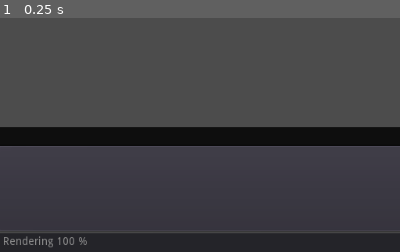
Above: before the commit, frame 1.
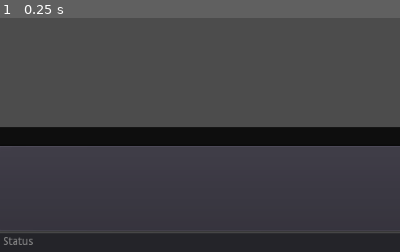
Above: after the commit, the same moment.

Repository: Zylann/godot_texture_generator
Game: Godot game, scene res://main.tscn
Same seed, same stepped clock (60 frames per second), same inputs: the game is played once before the commit and once after it. The engine's default icon, where the game draws it, is replaced by a stand-in: a white triangle on a blue panel in a dark square.
Inputs:
- Up to frame 1 (0.25 s): no input
The pictures show only the part of the screen within x 0-50%, y 50-100%; the shares and areas given below are measured in that part.

The runs differ from the first frame. In frame 1, 0.3% of the frame differs, in the area x 1-22%, y 93-99%.

Commit message:
The renderer supports composition steps, added blur, seems to not blur correctly tho

Diff:
--- /dev/null
+++ b/blur.shader
@@ -0,0 +1,21 @@
+shader_type canvas_item;
+
+uniform float u_orientation;
+uniform float u_amount;
+
+void fragment() {
+	vec2 uv = SCREEN_UV;
+	vec2 ps = SCREEN_PIXEL_SIZE;
+	vec2 s0 = mix(vec2(ps.x, 0.0), vec2(0.0, ps.y), u_orientation);
+	vec2 s = s0;
+
+	vec4 col = texture(SCREEN_TEXTURE, uv);
+
+	for (float i = 0.0; i < u_amount; ++i) {
+		col += texture(SCREEN_TEXTURE, uv - s);
+		col += texture(SCREEN_TEXTURE, uv + s);
+		s += s0;
+	}
+
+	COLOR = col / (1.0 + 2.0 * u_amount);
+}
--- a/compiler.gd
+++ b/compiler.gd
@@ -131,7 +131,8 @@
 	assert(last_node_type.family in ["output", "composition"])
 
 	if last_node_type.family == "composition":
-		rs.composition = last_node
+		# TODO This is a deep duplication, however I don't want resources to be duped... careful
+		rs.composition = last_node.data.duplicate(true)
 
 	_process_output_node(last_node)
 
--- a/main.gd
+++ b/main.gd
@@ -10,6 +10,7 @@
 onready var _graph_view = get_node("VBoxContainer/MainView/GraphView")
 onready var _codes_tab_container = get_node("VBoxContainer/MainView/BottomPanel/CodeView/TabContainer")
 onready var _preview = get_node("VBoxContainer/MainView/BottomPanel/Preview")
+onready var _bottom_panel = get_node("VBoxContainer/MainView/BottomPanel")
 onready var _renderer = get_node("Renderer")
 onready var _status_label = get_node("VBoxContainer/StatusBar/Label")
 
@@ -101,7 +102,7 @@
 		ed.name = str("Pass", i + 1)
 		var code = rs.shader_code
 		if rs.composition != null:
-			code += str("\n\n// Composition: ", rs.composition.data.type, rs.composition.id)
+			code += str("\n\n// Composition: ", rs.composition.type, i)
 		ed.text = code
 		_codes_tab_container.add_child(ed)
 
@@ -170,3 +171,14 @@
 
 func _on_Renderer_progress_notified(progress):
 	_status_label.text = str("Rendering ", int(progress * 100.0), " %")
+	#_preview.texture = _renderer.get_texture()
+
+	# TODO Mostly for debugging, won't stay that way
+	for child in _bottom_panel.get_children():
+		if child is TextureRect:
+			child.queue_free()
+	var textures = _renderer.get_textures()
+	for tex in textures:
+		var t = TextureRect.new()
+		t.texture = tex
+		_bottom_panel.add_child(t)
--- a/main.tscn
+++ b/main.tscn
@@ -25,7 +25,6 @@
 text = "File"
 
 [node name="MainView" type="VSplitContainer" parent="VBoxContainer"]
-editor/display_folded = true
 margin_top = 28.0
 margin_right = 1024.0
 margin_bottom = 572.0
--- a/node_defs.gd
+++ b/node_defs.gd
@@ -52,7 +52,7 @@
 			{"name": "in", "type": "vec4", "default": 0}
 		],
 		"params": [
-			{"name": "r", "type": "int", "default": 1}
+			{"name": "r", "type": "int", "default": 10.0}
 		],
 		"outputs": [
 			{"name": "out", "type": "scalar"}
--- a/renderer.gd
+++ b/renderer.gd
@@ -5,9 +5,12 @@
 
 extends Node
 
+const BlurShader = preload("./blur.shader")
+
 class ViewportInfo:
 	var viewport = null
 	var sprite = null
+	var post_process_sprite = null
 
 signal progress_notified(progress)
 
@@ -19,13 +22,13 @@
 var _dummy_texture = null
 var _wait_frames = 0
 var _image_cache = {}
+var _iteration = 0
 # TODO Image reload option
 
 
 func _ready():
-	# Always have at least one viewport.
-	# The latest viewport must always remain the same.
 	_viewports.append(_create_viewport())
+	set_process(false)
 
 
 func _get_dummy_texture():
@@ -43,7 +46,6 @@
 	_render_steps = render_steps.duplicate(false)
 
 	_current_step_index = 0
-	set_process(true)
 
 	# TODO There must be a way to re-use viewports
 	while len(_render_steps) > len(_viewports):
@@ -53,12 +55,22 @@
 		_setup_pass(0)
 		_wait_frames = 1
 		emit_signal("progress_notified", 0.0)
+		set_process(true)
+
+
+func _restart():
+	submit(_render_steps)
 
 
 func _setup_pass(i):
 	#print("Setting up pass ", i)
 	var rs = _render_steps[i]
 	var vi = _viewports[i]
+
+	# TODO No function to revert params??
+	vi.sprite.material = ShaderMaterial.new()
+	vi.sprite.show()
+	vi.post_process_sprite.hide()
 
 	var mat = vi.sprite.material
 	mat.shader = rs.shader
@@ -85,12 +97,18 @@
 	vi.viewport.render_target_clear_mode = Viewport.CLEAR_MODE_ONLY_NEXT_FRAME
 	vi.viewport.render_target_update_mode = Viewport.UPDATE_ONCE
 
-	# TODO Setup composition passes
+	_iteration = 0
+
+	_process_composition()
 
 
 func _load_image_texture(file_path):
 	if _image_cache.has(file_path):
 		return _image_cache[file_path]
+	return _force_load_image_texture(file_path)
+
+
+func _force_load_image_texture(file_path):
 	var im = Image.new()
 	var err = im.load(file_path)
 	if err != OK:
@@ -102,24 +120,37 @@
 	return tex
 
 
+func reload_images():
+	var files = _image_cache.keys()
+	for file_path in files:
+		_force_load_image_texture(file_path)
+	_restart()
+
+
 func _create_viewport():
 	var vp = Viewport.new()
 	vp.render_target_clear_mode = Viewport.CLEAR_MODE_ONLY_NEXT_FRAME
 	vp.render_target_update_mode = Viewport.UPDATE_ONCE
+	vp.render_target_v_flip = true
 	vp.size = _resolution
 	add_child(vp)
 
+	var vi = ViewportInfo.new()
+	vi.viewport = vp
+	vi.sprite = _create_viewport_sprite(vp)
+	vi.post_process_sprite = _create_viewport_sprite(vp)
+	vi.post_process_sprite.hide()
+	return vi
+
+
+func _create_viewport_sprite(vp):
 	var sprite = Sprite.new()
 	sprite.centered = false
 	sprite.texture = _get_dummy_texture()
 	sprite.material = ShaderMaterial.new()
 	sprite.scale = vp.size / sprite.texture.get_size()
 	vp.add_child(sprite)
-
-	var vi = ViewportInfo.new()
-	vi.viewport = vp
-	vi.sprite = sprite
-	return vi
+	return sprite
 
 
 func _process(delta):
@@ -128,15 +159,68 @@
 		_wait_frames -= 1
 		return
 
-	_current_step_index += 1
-	if _current_step_index < len(_render_steps):
-		_setup_pass(_current_step_index)
-		emit_signal("progress_notified", _current_step_index / float(len(_render_steps)))
-	else:
-		set_process(false)
-		emit_signal("progress_notified", 1.0)
+	_iteration += 1
+
+	if _process_composition():
+		_current_step_index += 1
+		if _current_step_index < len(_render_steps):
+			_setup_pass(_current_step_index)
+			emit_signal("progress_notified", _current_step_index / float(len(_render_steps)))
+		else:
+			set_process(false)
+			emit_signal("progress_notified", 1.0)
+
+
+func _process_composition():
+	var rs = _render_steps[_current_step_index]
+	var finished = true
+
+	if rs.composition == null:
+		return finished
+
+	var p = rs.composition.params
+	var vi = _viewports[_current_step_index]
+
+	match rs.composition.type:
+
+		"Pass":
+			finished = true
+
+		"GaussianBlur":
+			var mat = vi.post_process_sprite.material
+
+			if _iteration == 0:
+				mat.shader = BlurShader
+				mat.set_shader_param("u_orientation", 0.0)
+				mat.set_shader_param("u_amount", p.r)
+				finished = false
+
+			elif _iteration == 1:
+				mat.set_shader_param("u_orientation", 1.0)
+				finished = false
+
+		"Erode":
+			# TODO
+			pass
+
+		# TODO Regular drawings?
+
+	if not finished:
+		vi.sprite.visible = (_iteration < 1)
+		vi.post_process_sprite.visible = true
+		vi.viewport.render_target_update_mode = Viewport.UPDATE_ONCE
+
+	return finished
 
 
 # TODO Multiple outputs
 func get_texture():
-	return _viewports[-1].viewport.get_texture()
+	var last = len(_render_steps) - 1
+	return _viewports[last].viewport.get_texture()
+
+
+func get_textures():
+	var textures = []
+	for vi in _viewports:
+		textures.append(vi.viewport.get_texture())
+	return textures
